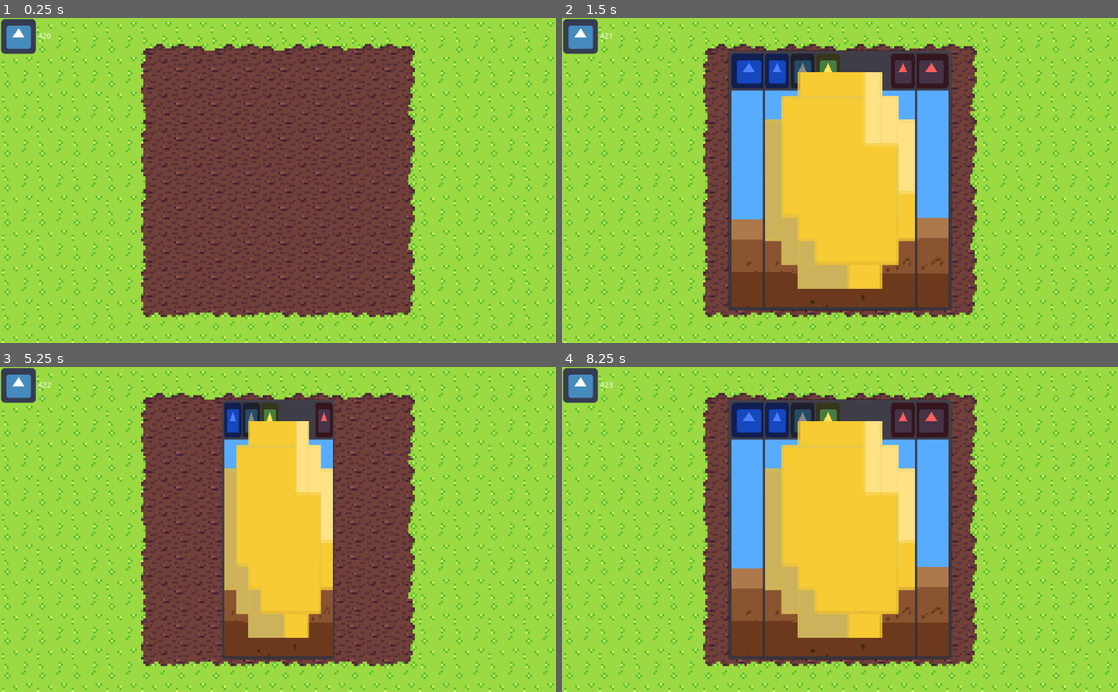
Above: before the commit, frames 1-4 (two rows, left to right).
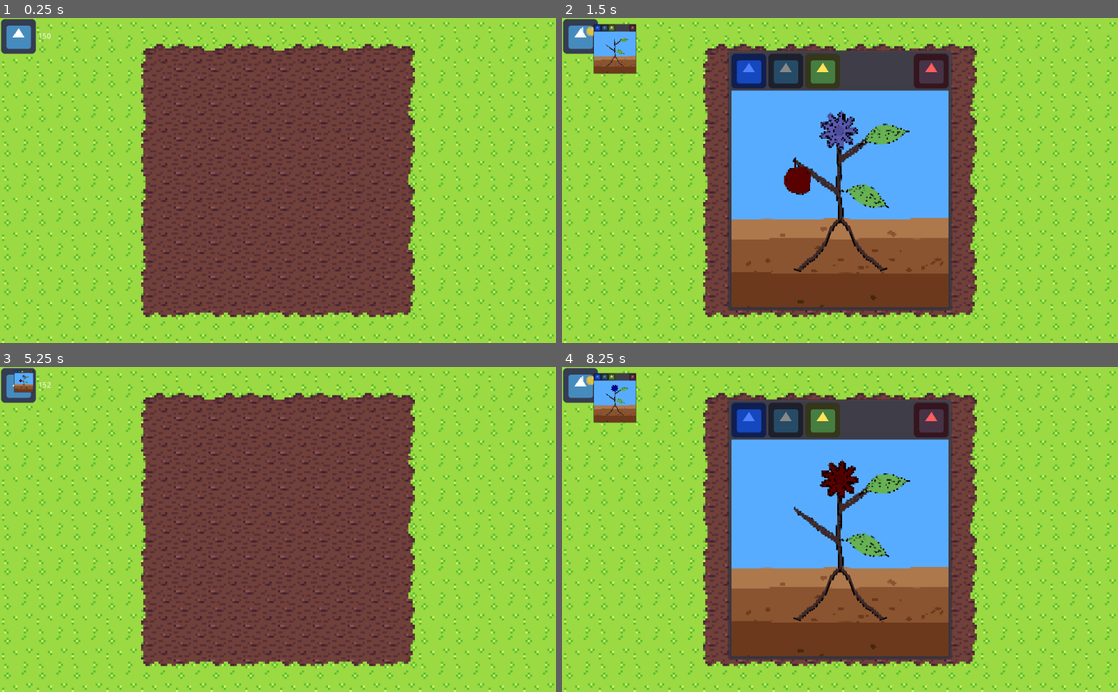
Above: after the commit, the same moments.

Repository: mrtheduts/GoGodotJam3
Game: Godot game, scene res://src/Main/Main.tscn
Same seed, same stepped clock (60 frames per second), same inputs: the game is played once before the commit and once after it. The engine's default icon, where the game draws it, is replaced by a stand-in: a white triangle on a blue panel in a dark square.
Inputs (mouse positions are in pixels of both pictures, inside the frame that each line leads up to):
- Up to frame 1 (0.25 s): no input
- Up to frame 2 (1.5 s): tap Enter at 0.5 s; move the mouse to (962, 164) at 0.52 s; press the mouse at (962, 164) at 0.53 s; release the mouse at (962, 164) at 1.25 s; click (823, 70) at 1.27 s
- Up to frame 3 (5.25 s): click (189, 419) at 2 s; click (222, 419) at 2.75 s; click (189, 419) at 3.5 s; click (222, 419) at 4.25 s; click (261, 419) at 5 s
- Up to frame 4 (8.25 s): drag from (728, 545) to (812, 594) at 5.77 s; click (751, 419) at 6.52 s; click (784, 419) at 7.27 s; click (823, 419) at 8.02 s

The runs differ from the first frame. In frame 1, less than 0.1% of the frame differs, in the area x 6-9%, y 4-7%; in frame 2, 18%, in the area x 3-64%, y 1-90%; in frame 3, 16%; in frame 4, 18%.

Commit message:
Fixed merge changes with Gusta and changed sell animation

Diff:
--- a/src/Garden/Garden.gd
+++ b/src/Garden/Garden.gd
@@ -31,7 +31,6 @@
 
 func _unhandled_input(event):
    # Mouse in viewport coordinates.
-	print(event)
 	if Input.is_action_pressed("mouse_leftbtn"):
 		var plant: Plant = PlantFactory.gen_random_plant()
 		plant.age()
--- a/src/Main/Main.tscn
+++ b/src/Main/Main.tscn
@@ -1,22 +1,17 @@
-[gd_scene load_steps=6 format=2]
+[gd_scene load_steps=5 format=2]
 
 [ext_resource path="res://src/Singletons/SaveGame.gd" type="Script" id=1]
 [ext_resource path="res://src/Garden/Garden.tscn" type="PackedScene" id=2]
-[ext_resource path="res://src/Singletons/PlayerState/PlayerState.tscn" type="PackedScene" id=3]
-[ext_resource path="res://src/UI/UILayer.tscn" type="PackedScene" id=4]
-[ext_resource path="res://raw_assets/images/overview-soil/grass-mud-tileset.tres" type="TileSet" id=5]
+[ext_resource path="res://src/UI/UILayer.tscn" type="PackedScene" id=3]
+[ext_resource path="res://raw_assets/images/overview-soil/grass-mud-tileset.tres" type="TileSet" id=4]
 
 [node name="Main" type="Node"]
 script = ExtResource( 1 )
 
 [node name="Garden" parent="." instance=ExtResource( 2 )]
-tile_set = ExtResource( 5 )
+tile_set = ExtResource( 4 )
 tile_data = PoolIntArray( -196602, 1073741825, 0, -196601, 1073741825, 0, -131067, 1073741825, 0, -131066, 1073741825,  …(1182 unchanged characters)…
 
-[node name="UILayer" parent="." instance=ExtResource( 4 )]
-
-[node name="PlayerState" parent="." instance=ExtResource( 3 )]
+[node name="UILayer" parent="." instance=ExtResource( 3 )]
 
 [connection signal="show_close_up_plant" from="Garden" to="UILayer" method="_on_Garden_show_close_up_plant"]
-[connection signal="plant_sold" from="UILayer" to="PlayerState" method="_on_UILayer_plant_sold"]
-[connection signal="money_changed" from="PlayerState" to="UILayer" method="_on_PlayerState_money_changed"]
--- a/src/PopupDialog/PopupDialog.gd
+++ b/src/PopupDialog/PopupDialog.gd
@@ -86,23 +86,18 @@
 func _on_SellButton_pressed():
 	if (plant != null):
 		emit_signal("sell_button_clicked", plant.value)
-	self.rect_pivot_offset = Vector2(self.rect_size.x / 2, 0)
+	self.rect_pivot_offset = Vector2(0, 0)
 	$TweenClose.interpolate_property(
 		self, "rect_scale",
-		self.rect_scale, Vector2(0, 1),
-		0.25, $TweenClose.TRANS_SINE, $TweenClose.EASE_OUT, 0.1
+		self.rect_scale, Vector2(0, 0),
+		0.25, $TweenClose.TRANS_SINE, $TweenClose.EASE_OUT
 	)
+
 	$TweenClose.interpolate_property(
-		self, "rect_scale",
-		self.rect_scale, Vector2(0, 1),
-		0.25, $TweenClose.TRANS_SINE, $TweenClose.EASE_OUT, 0.1
+		self, "rect_position",
+		self.rect_position, Vector2.ZERO,
+		0.25, $TweenClose.TRANS_SINE, $TweenClose.EASE_OUT
 	)
-	$TweenClose.interpolate_property(
-		$Money, "modulate",
-		$Money.modulate, Color(1,1,1,1),
-		0.1, $TweenClose.TRANS_SINE, $TweenClose.EASE_IN
-	)
-	$Money.visible = true
 	$TweenClose.start()
 
 
--- a/src/PopupDialog/PopupDialog.tscn
+++ b/src/PopupDialog/PopupDialog.tscn
@@ -1,8 +1,7 @@
-[gd_scene load_steps=4 format=2]
+[gd_scene load_steps=3 format=2]
 
 [ext_resource path="res://icon.png" type="Texture" id=1]
 [ext_resource path="res://src/PopupDialog/PopupDialog.gd" type="Script" id=2]
-[ext_resource path="res://raw_assets/images/shop/coin_64.png" type="Texture" id=3]
 
 [node name="PopupDialog" type="PanelContainer"]
 anchor_left = 1.0
@@ -89,18 +88,6 @@
 handle_input_locally = false
 render_target_update_mode = 3
 
-[node name="Money" type="TextureRect" parent="."]
-visible = false
-modulate = Color( 1, 1, 1, 0 )
-margin_left = 7.0
-margin_top = 7.0
-margin_right = 407.0
-margin_bottom = 475.0
-mouse_filter = 2
-texture = ExtResource( 3 )
-expand = true
-stretch_mode = 6
-
 [connection signal="tween_all_completed" from="TweenClose" to="." method="_on_TweenClose_tween_all_completed"]
 [connection signal="gui_input" from="VBoxContainer/HBoxContainer" to="." method="_on_HBoxContainer_gui_input"]
 [connection signal="button_down" from="VBoxContainer/HBoxContainer/HBoxContainer/WaterButton" to="." method="_on_WaterButton_button_down"]
--- a/src/Singletons/PlayerState/PlayerState.gd
+++ b/src/Singletons/PlayerState/PlayerState.gd
@@ -7,7 +7,7 @@
 signal money_changed
 signal inventory_changed
 
-var _money: int = 420
+var _money: int = 150
 var _stored_plants: Array = []
 
 var _inventory : Dictionary = {}
--- a/src/UI/Money/Money.gd
+++ b/src/UI/Money/Money.gd
@@ -17,10 +17,6 @@
 	$HBoxContainer/Label.text = String(value)
 	current_money = value
 
-func set_PlayerState_money(value: int):
-	$HBoxContainer/Label.text = String(value)
-	current_money = value
-
 func show_purchase_animation(value: int):
 	var purchase_animation = PURCHASE_ANIMATION_SCENE.instance()
 	purchase_animation.rect_position += PURCHASE_POSITION_REL
--- a/src/UI/UILayer.gd
+++ b/src/UI/UILayer.gd
@@ -6,13 +6,9 @@
 
 # Signals
 signal photo_took
-signal plant_sold
 
 var POPUP_SCENE = preload("res://src/PopupDialog/PopupDialog.tscn")
 var CLOSE_UP_SOIL_SCENE = preload("res://src/CloseUpPlot/CloseUpPlot.tscn")
-
-func _ready():
-	$Money.set_PlayerState_money(get_parent().get_node("PlayerState").get_money())
 
 func _on_Garden_show_close_up_plant(plant: Plant):
 	var close_up_plant: CloseUpPlant = plant.close_up_plant
@@ -34,7 +30,4 @@
 	emit_signal("photo_took", plant, photo)
 
 func _on_PopupWindow_sell_button_clicked(value: int):
-	emit_signal("plant_sold", value)
-
-func _on_PlayerState_money_changed(value: int):
-	$Money.set_PlayerState_money(value)
+	PlayerState.add_money(value)
